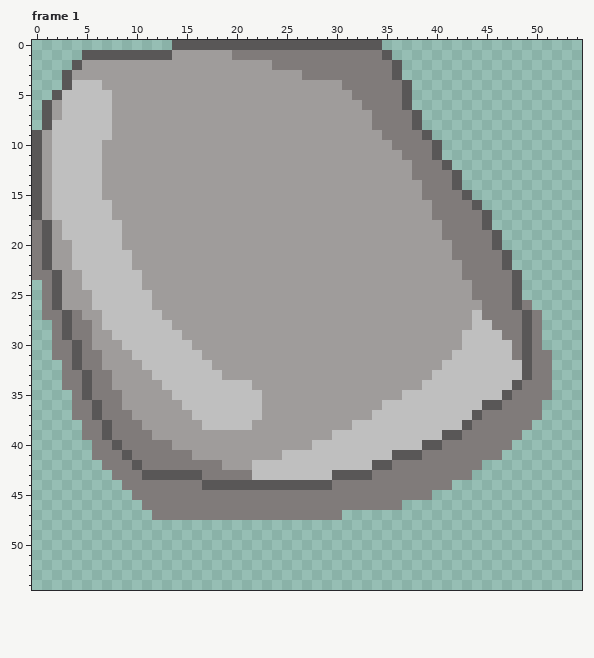
Two versions of one pixel-art file, Assets/Rocks.aseprite. The picture above is the old version.
55x55 pixels, 5 frames. Shown: frame 1. The commit also changed other frames, which this record leaves out.
The same view after the edit:
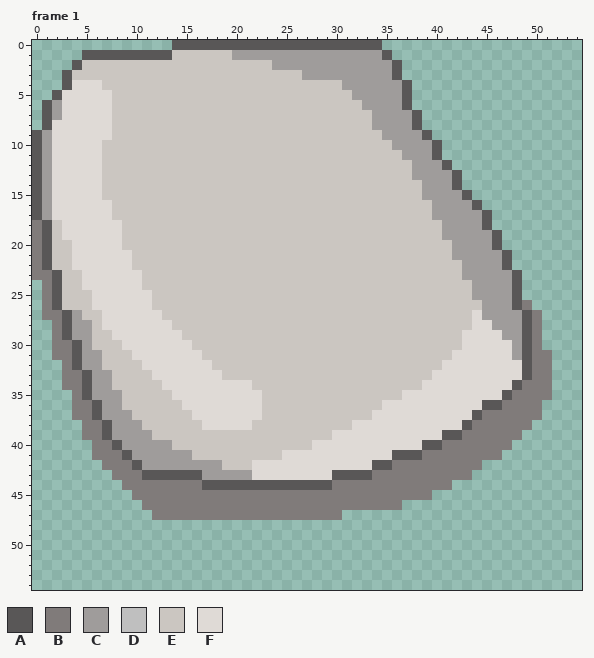
Palette (. is transparent): A #595757  B #807b7a  C #9f9c9b  D #bfbfbf  E #cbc6c1  F #dfdad6
Diff:
Changed rows in their new state; - is an unchanged pixel.
Frame 1, layer "Layer 1":
first column x 2:
 1 ------------EEEEEECCCCCCCCCCCCCCC--------------
 2 ---EEEEEEEEEEEEEEEEEEECCCCCCCCCCCC-------------
 3 --EEEEEEEEEEEEEEEEEEEEEEECCCCCCCCC-------------
 4 --FFFEEEEEEEEEEEEEEEEEEEEEEEECCCCCC------------
 5 -FFFFFEEEEEEEEEEEEEEEEEEEEEEEECCCCC------------
 6 -FFFFFEEEEEEEEEEEEEEEEEEEEEEEEECCCC------------
 7 -FFFFFEEEEEEEEEEEEEEEEEEEEEEEEEECCCC-----------
 8 FFFFFFEEEEEEEEEEEEEEEEEEEEEEEEEECCCC-----------
 9 FFFFFFEEEEEEEEEEEEEEEEEEEEEEEEEEECCCC----------
10 FFFFFEEEEEEEEEEEEEEEEEEEEEEEEEEEEECCCC---------
11 FFFFFEEEEEEEEEEEEEEEEEEEEEEEEEEEEEECCC---------
12 FFFFFEEEEEEEEEEEEEEEEEEEEEEEEEEEEEEECCC--------
13 FFFFFEEEEEEEEEEEEEEEEEEEEEEEEEEEEEEECCCC-------
14 FFFFFEEEEEEEEEEEEEEEEEEEEEEEEEEEEEEEECCC-------
15 FFFFFEEEEEEEEEEEEEEEEEEEEEEEEEEEEEEEECCCC------
16 FFFFFFEEEEEEEEEEEEEEEEEEEEEEEEEEEEEEEECCCC-----
17 FFFFFFEEEEEEEEEEEEEEEEEEEEEEEEEEEEEEEECCCCC----
18 EFFFFFFEEEEEEEEEEEEEEEEEEEEEEEEEEEEEEEECCCC----
19 EFFFFFFEEEEEEEEEEEEEEEEEEEEEEEEEEEEEEEECCCCC---
20 EEFFFFFEEEEEEEEEEEEEEEEEEEEEEEEEEEEEEEEECCCC---
21 EEFFFFFFEEEEEEEEEEEEEEEEEEEEEEEEEEEEEEEECCCCC--
22 EEFFFFFFEEEEEEEEEEEEEEEEEEEEEEEEEEEEEEEEECCCC--
23 -EEFFFFFFEEEEEEEEEEEEEEEEEEEEEEEEEEEEEEEECCCCC-
24 -EEFFFFFFEEEEEEEEEEEEEEEEEEEEEEEEEEEEEEEEECCCC-
25 -EEEFFFFFFEEEEEEEEEEEEEEEEEEEEEEEEEEEEEEEECCCC-
26 -EEEFFFFFFEEEEEEEEEEEEEEEEEEEEEEEEEEEEEEEEECCC-
27 --CEEFFFFFFEEEEEEEEEEEEEEEEEEEEEEEEEEEEEEEFCCCC
28 --CCEFFFFFFFEEEEEEEEEEEEEEEEEEEEEEEEEEEEEEFFCCC
29 --CCEEFFFFFFFEEEEEEEEEEEEEEEEEEEEEEEEEEEEFFFFCC
30 ---CEEEFFFFFFFEEEEEEEEEEEEEEEEEEEEEEEEEEEFFFFFC
31 ---CCEEEFFFFFFFEEEEEEEEEEEEEEEEEEEEEEEEEFFFFFFC
32 ---CCEEEEFFFFFFFEEEEEEEEEEEEEEEEEEEEEEEFFFFFFFF
33 ----CCEEEEFFFFFFFEEEEEEEEEEEEEEEEEEEEEFFFFFFFFF
34 ----CCEEEEEFFFFFFFFFEEEEEEEEEEEEEEEEEFFFFFFFFF-
35 ----CCCEEEEEFFFFFFFFFEEEEEEEEEEEEEEFFFFFFFFFF--
36 -----CCEEEEEEFFFFFFFFEEEEEEEEEEEEFFFFFFFFFF----
37 -----CCCEEEEEEFFFFFFFEEEEEEEEEEEFFFFFFFFFF-----
38 ------CCCEEEEEEFFFFFEEEEEEEEEEFFFFFFFFFFF------
39 ------CCCCEEEEEEEEEEEEEEEEEEFFFFFFFFFFF--------
40 -------CCCCCEEEEEEEEEEEEEEFFFFFFFFFFF----------
41 --------CCCCCCEEEEEEEEEFFFFFFFFFFF-------------
42 ---------CCCCCCCCEEEFFFFFFFFFFFF---------------
43 ---------------CCCCCFFFFFFFF-------------------
